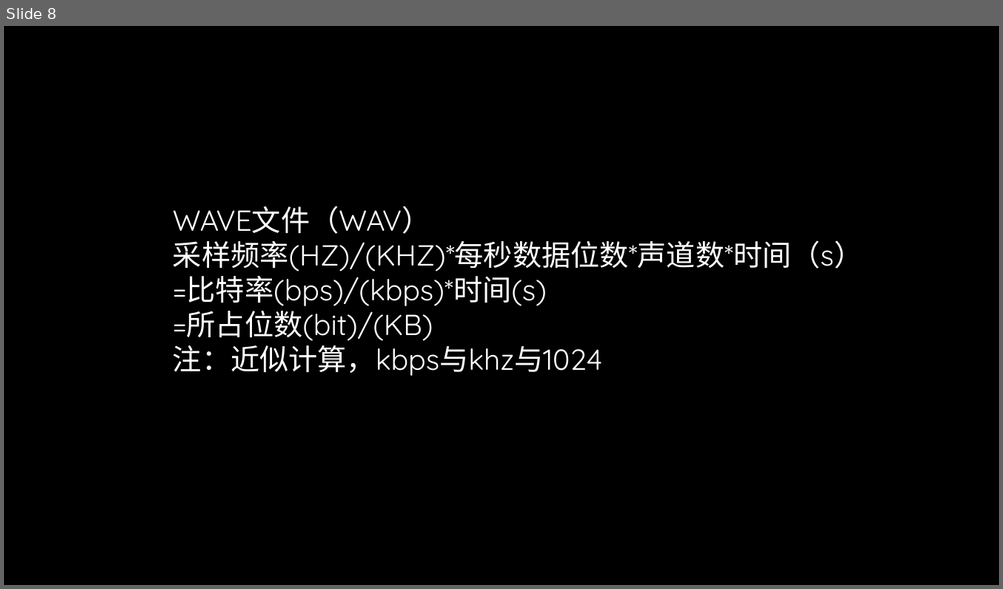
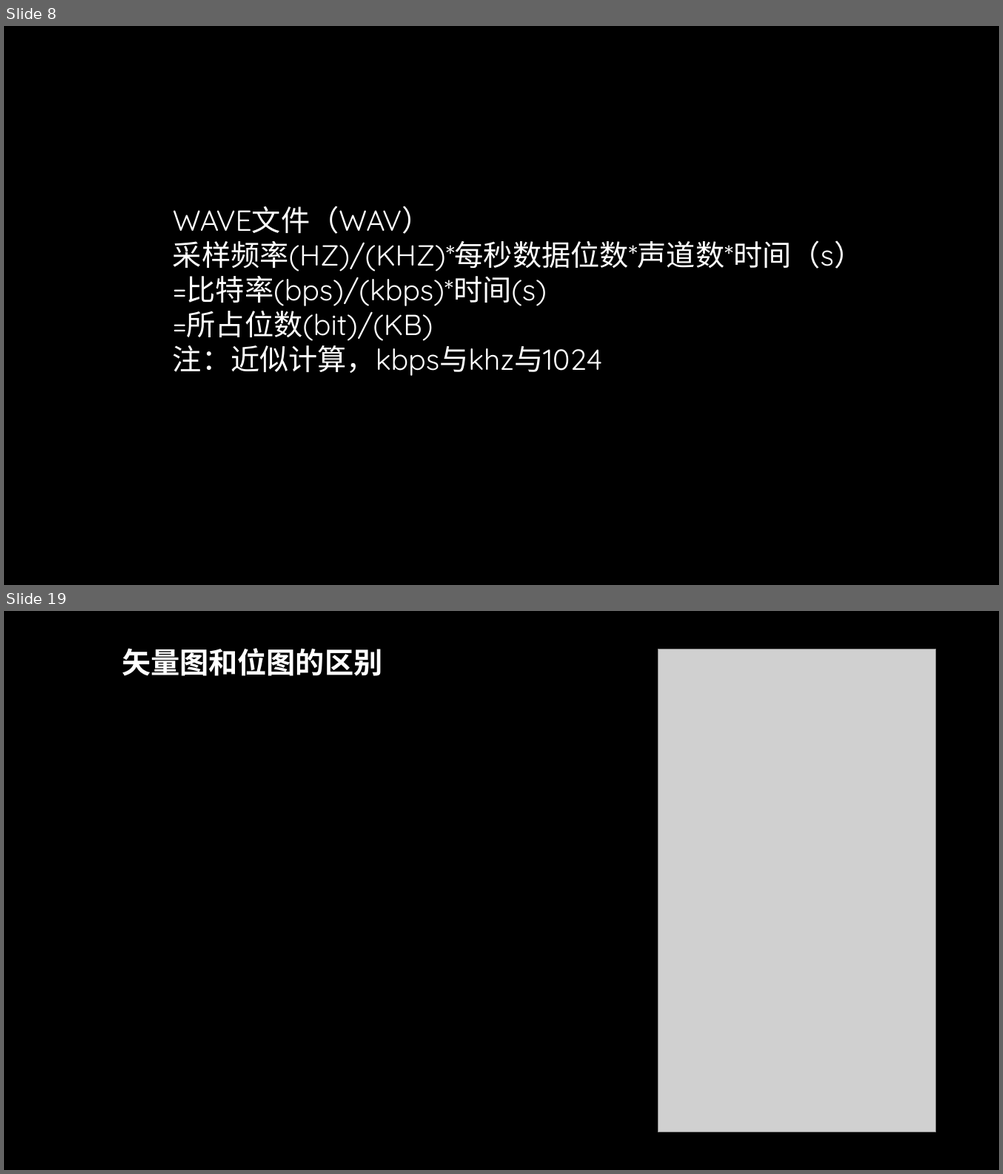
Before and after one commit to TomisTony/Techshare, a slide deck: 初探多媒体.pptx. Shown one above the other, each under a label of ours: slide 8 before the commit, slides 8 and 19 after it; the slides between them are not shown. The pictures are 1003x589 and 1003x1174 pixels, drawn with LibreOffice and Linux fonts; fonts in the diff are those of the drawing; grey boxes stand for pictures; background and template pictures are left out. Boxes give left, top, right and bottom in pixels: in the first picture for what was removed or moved away, otherwise in the second. Text is boxed around its words. In the diff, an @@ line names an element or a change of style, - is before the commit and + after.

```diff
--- a/初探多媒体.pptx
+++ b/初探多媒体.pptx
@@ slide 19 added at (x1=4, y1=611, x2=999, y2=1170), background picture (left out) @@
@@ text added at (x1=122, y1=648, x2=382, y2=676), 28 pt, text #FFFFFF, bold @@
+矢量图和位图的区别
@@ picture added at (x1=657, y1=649, x2=935, y2=1133) @@
```
Also in this commit, not shown: 2 slides changed, 11 other slides added, 1 slide removed, 12 other files.
